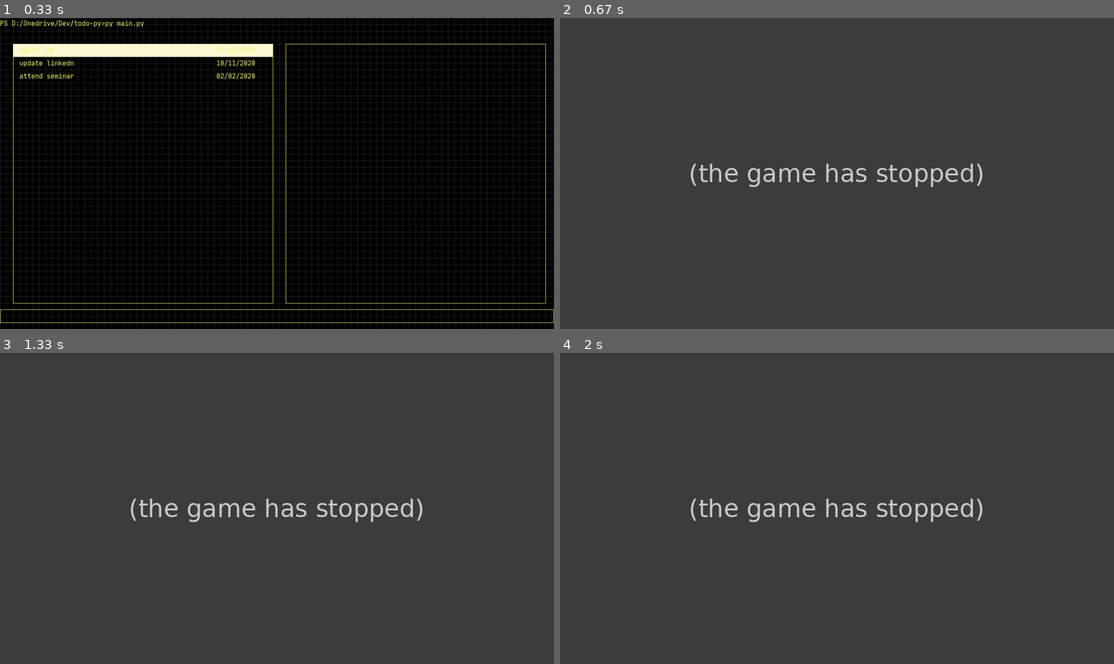
Above: before the commit, frames 1-4 (two rows, left to right).
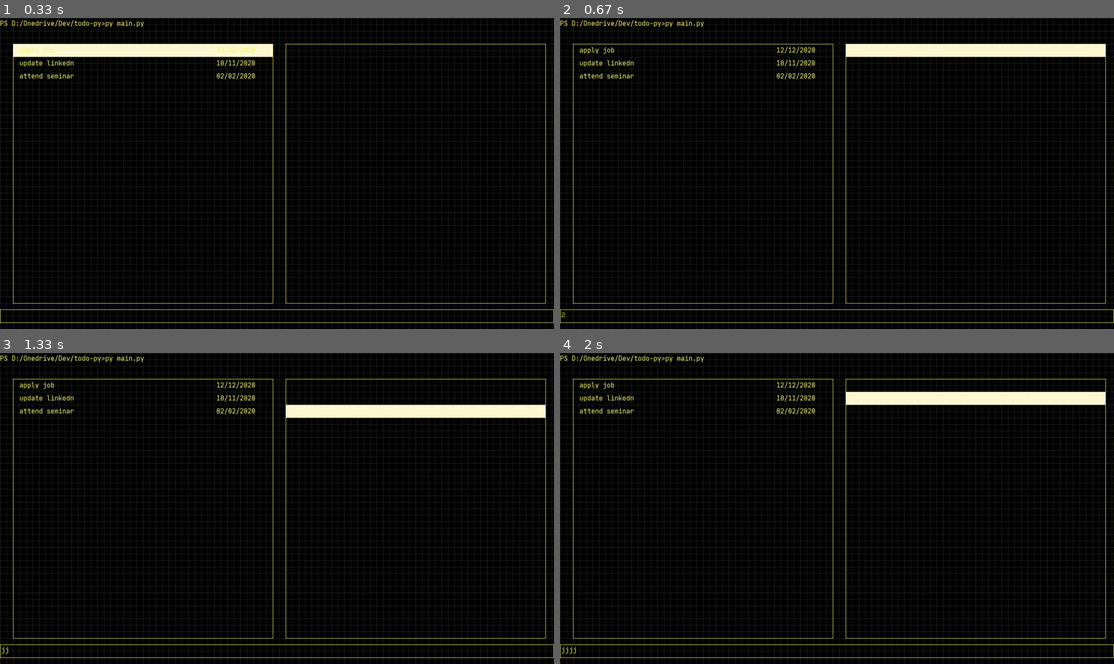
Above: after the commit, the same moments.

Repository: nurakmaljalil91/collection-of-python-projects
Game: pygame game, started from main.py
Same seed, same stepped clock (60 frames per second), same inputs: the game is played once before the commit and once after it.
Inputs (mouse positions are in pixels of both pictures, inside the frame that each line leads up to):
- Up to frame 1 (0.33 s): no input
- Up to frame 2 (0.67 s): hold Esc from 0.33 s (still down); hold Right from 0.33 s (still down); move the mouse to (814, 185) at 0.37 s
- Up to frame 3 (1.33 s): release Esc at 0.8 s; release Right at 0.8 s; hold Enter from 0.88 s (still down); hold Right from 0.88 s (still down); move the mouse to (454, 499) at 0.92 s; tap J at 0.95, 1.25 s
- Up to frame 4 (2 s): release Enter at 1.35 s; release Right at 1.35 s; hold Right 1.43-1.9 s; move the mouse to (704, 511) at 1.47 s; tap J at 1.5, 1.8 s; hold Up from 1.98 s (still down)

Frame 1 is identical in both runs. In frame 2, 100% of the frame differs, in the area x 0-100%, y 0-100%; in frame 3, 100%; in frame 4, 100%.
Before the commit the program exited at 0.38 s; later frames show no game.

Commit message:
add input bar

Diff:
--- a/main.py
+++ b/main.py
@@ -17,11 +17,13 @@
 
 # global variables
 todo_render = []  # list of task to render
-date_render = [] # lisd of the task date
+date_render = []  # lisd of the task date
 sel_x = 30  # select x position
 sel_y = 60  # select y position
 todo_color = YELLOW
 header = 'PS D:/Onedrive/Dev/todo-py>py main.py'
+act_input = False
+txt_inp = ''
 
 header_render = font.render(header, True, YELLOW)
 
@@ -58,8 +60,8 @@
         if event.type == pygame.QUIT:
             is_running = False
         if event.type == pygame.KEYDOWN:
-            if event.key == pygame.K_ESCAPE:
-                is_running = False
+            # if event.key == pygame.K_ESCAPE:
+            #     is_running = False
             if event.key == pygame.K_DOWN or event.key == pygame.K_j:
                 sel_y += 30
             if event.key == pygame.K_UP or event.key == pygame.K_k:
@@ -70,23 +72,35 @@
             if event.key == pygame.K_LEFT or event.key == pygame.K_h:
                 sel_x = 30
                 sel_y = 60
-        # print(pygame.mouse.get_pos())
-    window.fill(BLACK) # reset background color
+            if event.key == pygame.K_ESCAPE:
+                act_input = True
+
+            if act_input:
+                if event.key == pygame.K_RETURN:
+                    txt_inp = ''
+                elif event.key == pygame.K_BACKSPACE:
+                    txt_inp = txt_inp[:-1]
+                else:
+                    txt_inp += event.unicode
+
+        print(pygame.mouse.get_pos())
+    window.fill(BLACK)  # reset background color
     # draw background grids for easy measurement
     draw_grid(window, 1, DARKGRAY)
     window.blit(header_render, (0, 3))
     draw_rect(window, 30, 60, 600, 600, YELLOW)  # right rectangle container
     draw_rect(window, 660, 60, 600, 600, YELLOW)  # left rectangle container
-    draw_rect(window, 0, 675, 1279, 30, YELLOW)  # command rectangle
-    pygame.draw.rect(window, YELLOW2, (sel_x, sel_y, 600, 30)
-                     )  # select rectangle
-
+    draw_rect(window, 0, 675, 1279, 30, YELLOW)  # input command rectangle
+    pygame.draw.rect(window, YELLOW2, (sel_x, sel_y, 600, 30))  # select rect
+    txt_inp_ren = font.render(txt_inp,True, YELLOW)
+    window.blit(txt_inp_ren,(3,678))
     next_line = 0
     for t in range(0, len(todo_render)):
         window.blit(todo_render[t], (45, 65 + next_line))
         window.blit(date_render[t], (500, 65 + next_line))
         next_line += 30
-
+    if txt_inp == ':q':
+        is_running = False
     pygame.display.flip()
     pygame.display.update()
 
